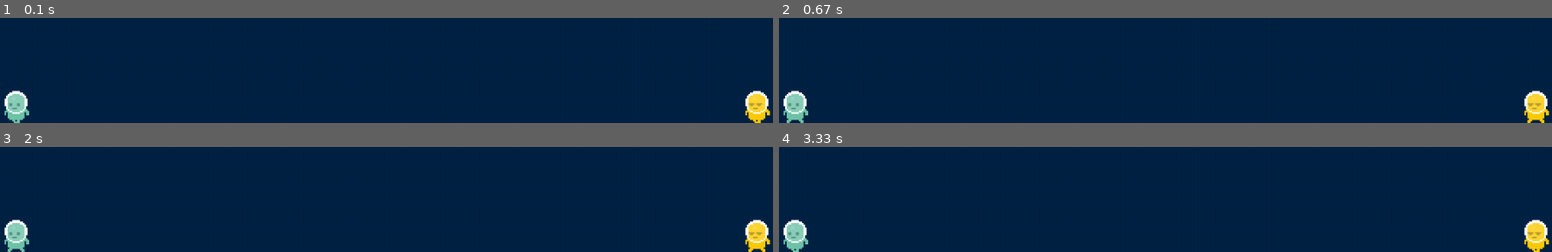
Above: before the commit, frames 1-4 (two rows, left to right).
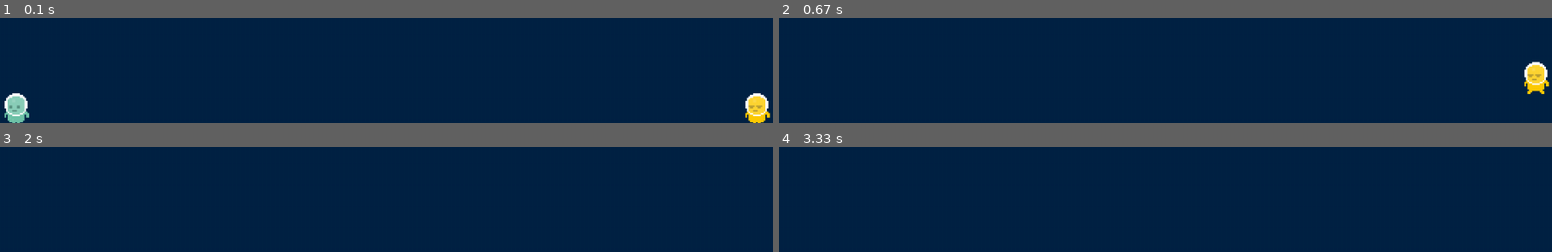
Above: after the commit, the same moments.

Repository: Dinarin/2d-platformer-pygame
Game: pygame game, started from lib/entities.py
Same seed, same stepped clock (60 frames per second), same inputs: the game is played once before the commit and once after it.
Inputs:
- Up to frame 1 (0.1 s): no input
- Up to frame 2 (0.67 s): hold W from 0.33 s (still down); hold Right from 0.33 s (still down)
- Up to frame 3 (2 s): release W at 0.8 s; release Right at 0.8 s; tap A at 0.83 s
- Up to frame 4 (3.33 s): no input

The runs differ from the first frame. In frame 1, 0.9% of the frame differs, in the area x 0-100%, y 69-100%; in frame 2, 2.3%, in the area x 0-100%, y 41-100%; in frame 3, 1.6%; in frame 4, 1.5%.

Commit message:
fixed gravity

Diff:
--- a/lib/entities.py
+++ b/lib/entities.py
@@ -226,10 +226,16 @@
         super().__init__(rect, img_dict)
 
         # attributes
+        phys_dict = {
+                'k': 2.0,
+                'g': 1000.0
+                }
+        g = phys_dict['g']
         self.gravity = True
         self.last_hline = None  # attribute that stores horizontal line
         self.speed = v_.Vector2d((0,0))
-        self.g_acceleration = v_.Vector2d((0,1000.0))
+        self.g_acceleration = v_.Vector2d((0,g))
+        self.k = phys_dict['k']
 
         # Attributes methods
     def get_mass(self):
@@ -249,7 +255,7 @@
             return False
 
     def is_on_floor(self):
-        y_line = self.last_hline[0][1]
+        y_line = 1008
         x1 = self.last_hline[0][0]
         x2 = self.last_hline[1][0]
         if (self.rect.bottom == y_line) and self.is_in_between_x(x1, x2):
@@ -259,15 +265,12 @@
 
 
     def fall(self, time):
-        k = 2.0
-        if self.is_on_floor == False:
-            self.speed += (self.g_acceleration * (1/self.mass)) * time
-            self.rect.y += self.speed.y * time
+        if self.rect.bottom is not 1008:
+            gt = self.g_acceleration * time
         else:
-            self.acceleration = v_.Vector2d((0,0))
-            self.speed.y = 0.0
-        self.speed.x = time * self.speed.x * k
-        self.speed.y -= time * self.speed.y * k
+            gt = v_.Vector2d((0.0,0.0))
+        self.speed.x -= time * self.speed.x * self.k
+        self.speed.y -= time * self.speed.y * self.k - gt.y
         self.rect.centerx += self.speed.x * time
         self.rect.centery += self.speed.y * time
 
@@ -334,6 +337,20 @@
         """
         # constructor
         super().__init__(rect, img_dict)
+        phys_dict = {
+                'horspeed': 500.0,
+                'jumpheight': -300,
+                'movhor': 0.0
+                }
+        self.states_dict = {
+                'direction': 'left',
+                'vertical': 'ground',
+                }
+        self.anim_dict = {
+                ('left', 'ground'): 'run_left',
+                ('right','ground'): 'run_right'
+             }
+        self.last_state = None
         horspeed = 1000.0
         # horizontal speed
         self.horspeed = horspeed
@@ -352,26 +369,29 @@
     def control(self, pressed, time):
         controls = self.controls
         if pressed[self.controls['left']]:
-          #  self.state[1] = 'left'
+            self.states_dict['direction'] = 'left'
             self.speed.x -= time * self.horspeed
 
         if pressed[self.controls['right']]:
-          #  self.state[1] = 'right'
+            self.states_dict['direction'] = 'right'
             self.speed.x += time * self.horspeed
 
         if pressed[self.controls['up']]:
             #   if self.rect.bottom == self.baseline:
             self.speed.y = self.jumpheight
-          #      self.state[0] = 'up'
+            self.states_dict['direction'] = 'center'
         if pressed[self.controls['down']]:
             self.speed.x = 0.0
           #  if pressed[pygame.K_SPACE]:
           #      self.space = 1
 
-
-
     def update(self):
         self.clear()
+        anim_tuple = (self.states_dict['direction'],\
+                self.states_dict['vertical'])
+        if ((self.last_state is not anim_tuple) and (anim_tuple in self.anim_dict.keys())):
+            self.start_animation(self.anim_dict[anim_tuple])
+            self.last_state = anim_tuple
         if self.current_animation == None:
             self.image.blit(self.img_dict['idle'][0], (0,0))
         else:
@@ -379,29 +399,29 @@
 
 
 
-#class GameBorders:
-#    def __init__(self):
-#        """
-#        Class for game borders for different rectangular levels
-#        """
-#        self.borders = {
-#            'upside': (self.rect.topleft, self.rect.topright),
-#            'rightside': (self.rect.topright, self.rect.bottomright),
-#            'bottomside': (self.rect.bottomleft, self.rect.bottomright),
-#            'leftside': (self.rect.topleft, self.rect.bottomleft)
-#            }
-#
-#    def contains_sprite(self, sprite):
-#        return self.rect.contains(sprite.rect)
+class GameBorders:
+    def __init__(self):
+        """
+        Class for game borders for different rectangular levels
+        """
+        self.borders = {
+            'upside': (self.rect.topleft, self.rect.topright),
+            'rightside': (self.rect.topright, self.rect.bottomright),
+            'bottomside': (self.rect.bottomleft, self.rect.bottomright),
+            'leftside': (self.rect.topleft, self.rect.bottomleft)
+            }
+
+    def contains_sprite(self, sprite):
+        return self.rect.contains(sprite.rect)
 
 # Todo
 #class StaticObstacle(PhysicalObject):
 #    def __init__(self, pos, v, horspeed, controls):
 #        super().__init__(self, pic, dim)
 #
-#class StaticBonus(InteractiveObject):
-#    def __init__(self, pos, v, horspeed, controls):
-#        super().__init__(self, pic, dim)
+#class StaticBonus(GameEntity):
+#    def __init__(self, rect, img_dict):
+#        super().__init__(self, rect, img_dict)
 
 #class LandscapeGroup(GameSpritesGroup):
 #
@@ -523,7 +543,6 @@
         player=player_dict[key]
         player.set_mass(4)
         player.set_controls(controls[i])
-        player.start_animation('run_left')
         all_sprites.add_sprite(player)
         i+=1
 
